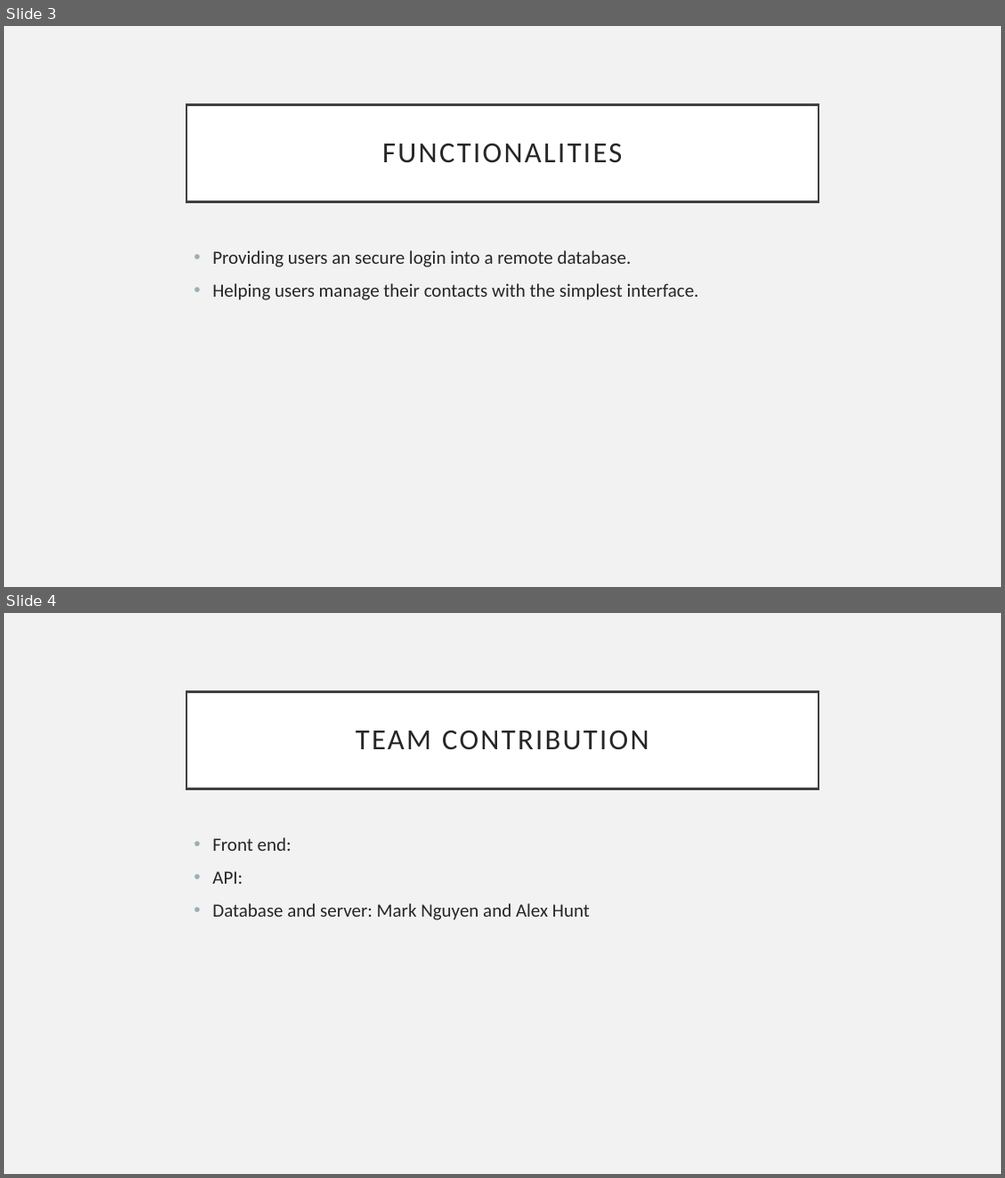
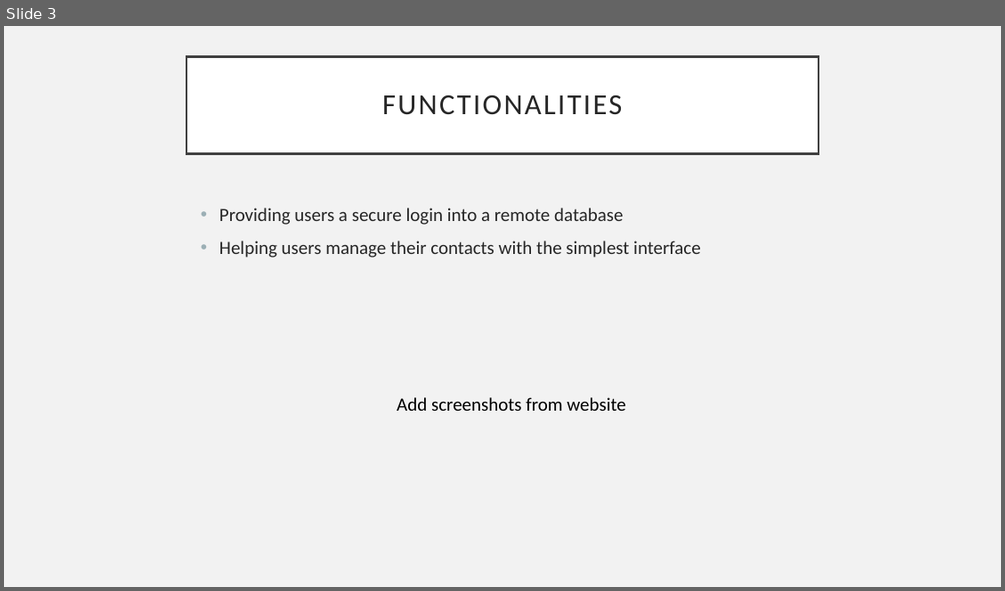
Before and after one commit to SudoKudo/P.O.O.P-Small-Project, a slide deck: SmallProject-Slides.pptx. Shown one above the other, each under a label of ours: slides 3 and 4 before the commit, slide 3 after it. The pictures are 1005x1178 and 1005x591 pixels, drawn with LibreOffice and Linux fonts; fonts in the diff are those of the drawing. Boxes give left, top, right and bottom in pixels: in the first picture for what was removed or moved away, otherwise in the second. Text is boxed around its words. In the diff, an @@ line names an element or a change of style, - is before the commit and + after.

```diff
--- a/SmallProject-Slides.pptx
+++ b/SmallProject-Slides.pptx
@@ slide 4 removed at [4,613,1001,1174], background #F2F2F2 @@
@@ title removed at [186,691,818,788] @@
-TEAM CONTRIBUTION
@@ text removed at [212,837,590,920] @@
-• Front end:
-• API:
-• Database and server: Mark Nguyen and Alex Hunt
@@ slide 3 changed as well @@
@@ title "FUNCTIONALITIES": place and size @@
-title "FUNCTIONALITIES" at [186,104,818,201]
+title "FUNCTIONALITIES" at [186,56,818,154]
@@ text at [219,208,701,257]: text changed @@
-• Providing users an secure login into a remote database.
-• Helping users manage their contacts with the simplest interface.
+• Providing users a secure login into a remote database
+• Helping users manage their contacts with the simplest interface
@@ text added at [396,397,625,410], 18 pt, text #000000 @@
+Add screenshots from website
```
Also in this commit, not shown: 5 other slides changed, 4 slides added, 4 other slides removed.
